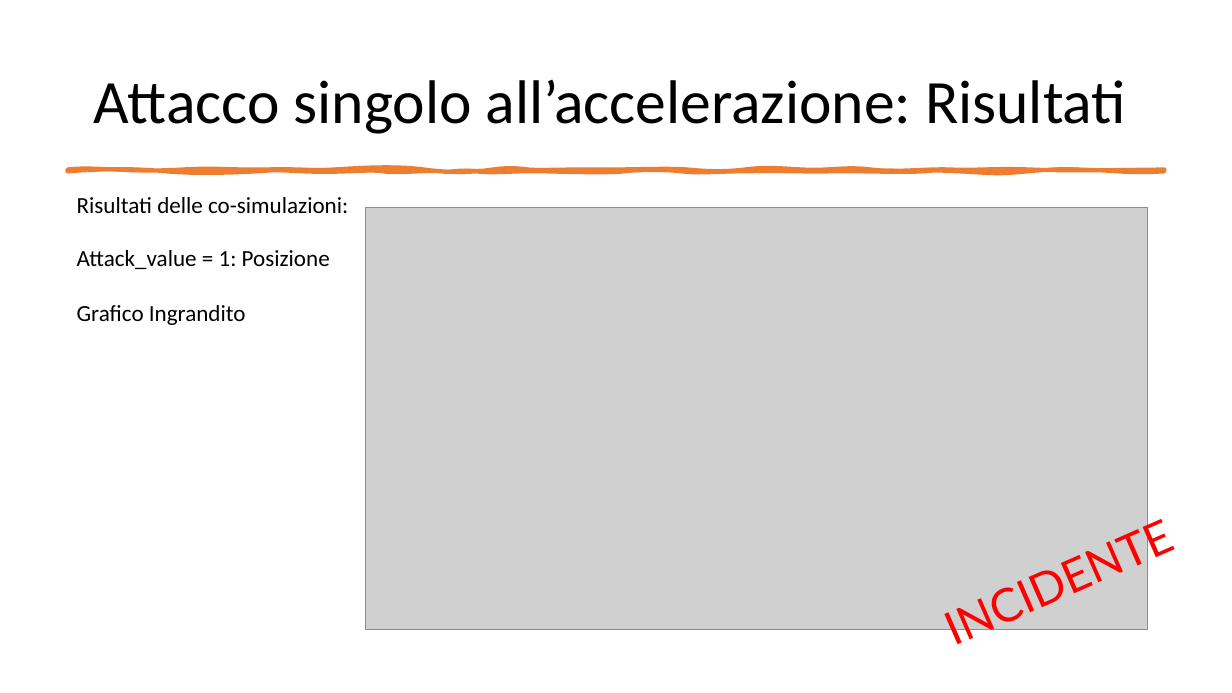
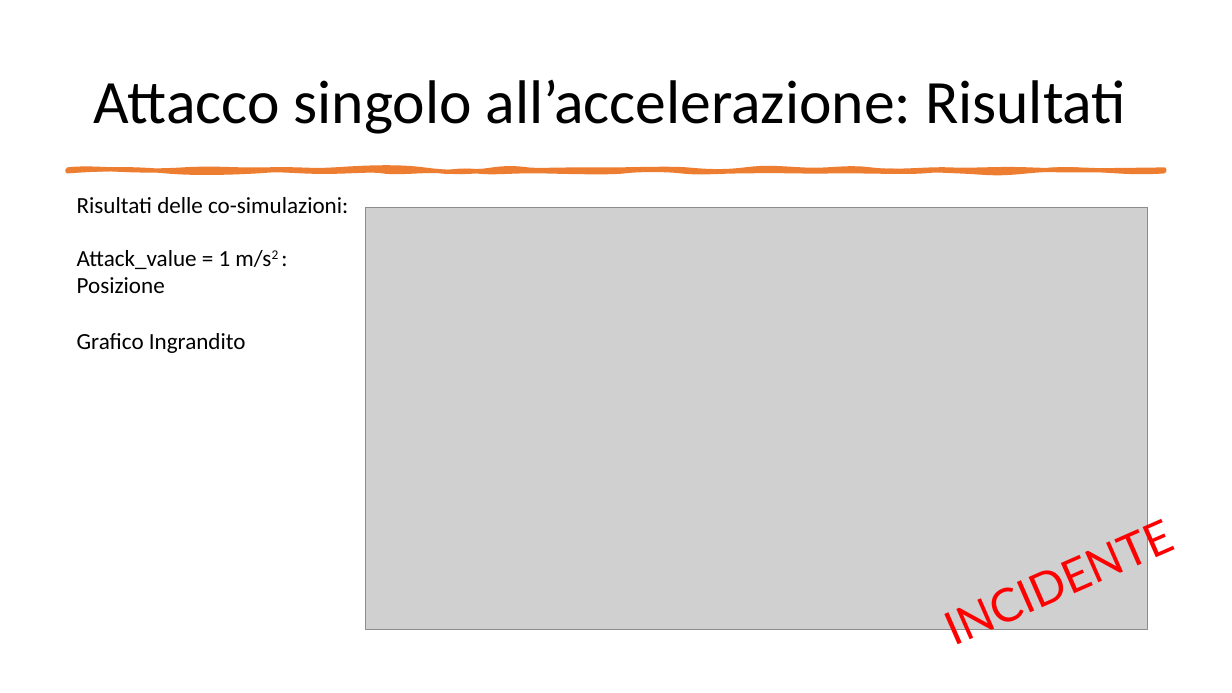
Before and after one commit to gerti98/FormalMethodsProject, a slide deck: slide 10 of Leading Car – Following Car.pptx. Drawn at 1232x693 pixels with LibreOffice and Linux fonts; fonts in the diff are those of the drawing; grey boxes stand for pictures. Boxes give left, top, right and bottom in pixels: in the first picture for what was removed or moved away, otherwise in the second. Text is boxed around its words. In the diff, an @@ line names an element or a change of style, - is before the commit and + after.

```diff
--- a/Leading Car – Following Car.pptx
+++ b/Leading Car – Following Car.pptx
@@ text at [77, 250, 271, 293]: text changed @@
-Attack_value = 1: Posizione
+Attack_value = 1 m/s2 : Posizione
```
Also in this commit, not shown: 13 other slides changed.
